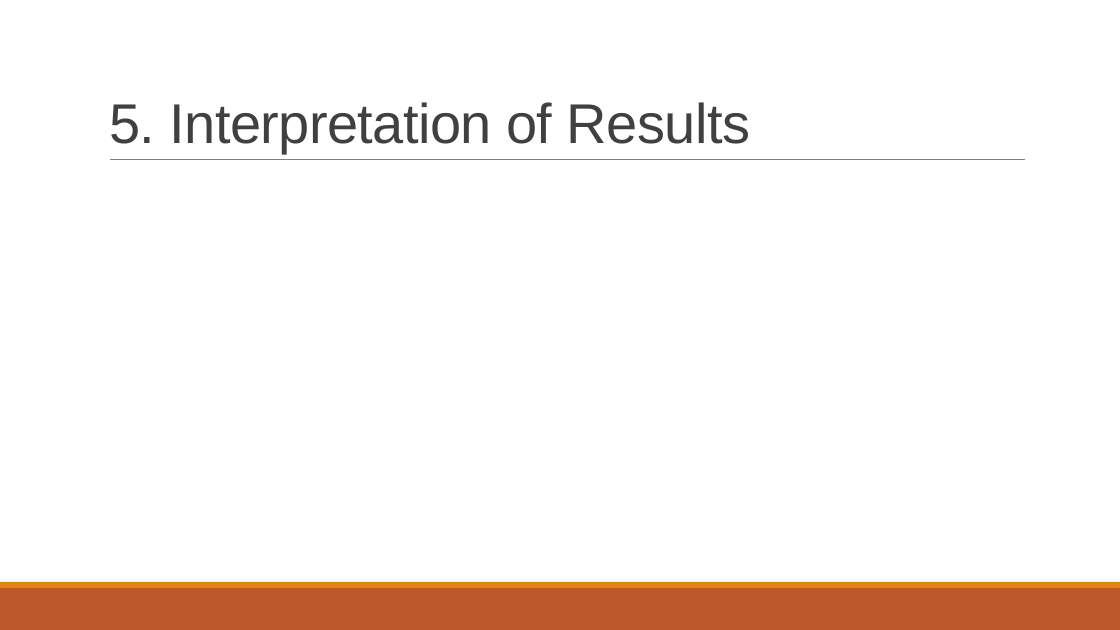
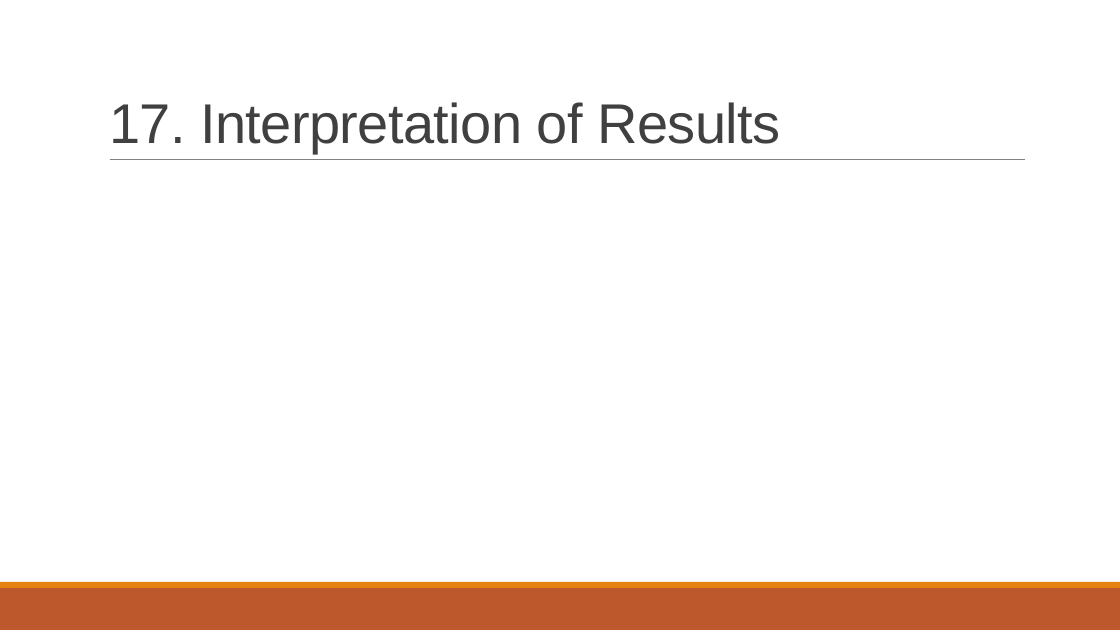
Before and after one commit to akay6483/mmml-ecommerce, a slide deck: slide 18 of docs/23CSE301_A8.pptx. Drawn at 1120x630 pixels with LibreOffice and Linux fonts; fonts in the diff are those of the drawing; background and template pictures are left out. Boxes give left, top, right and bottom in pixels: in the first picture for what was removed or moved away, otherwise in the second. Text is boxed around its words. In the diff, an @@ line names an element or a change of style, - is before the commit and + after.

```diff
--- a/docs/23CSE301_A8.pptx
+++ b/docs/23CSE301_A8.pptx
@@ title at (x1=109, y1=102, x2=780, y2=153): text changed @@
-5. Interpretation of Results
+17. Interpretation of Results
```
Also in this commit, not shown: 12 other slides changed, 1 other file.
